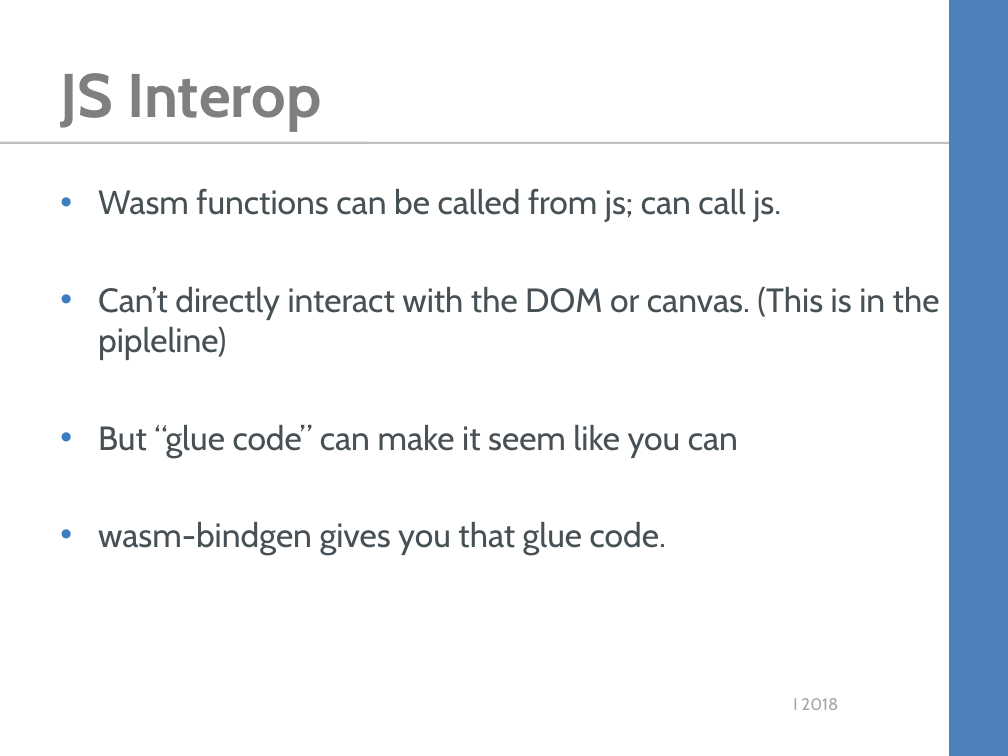
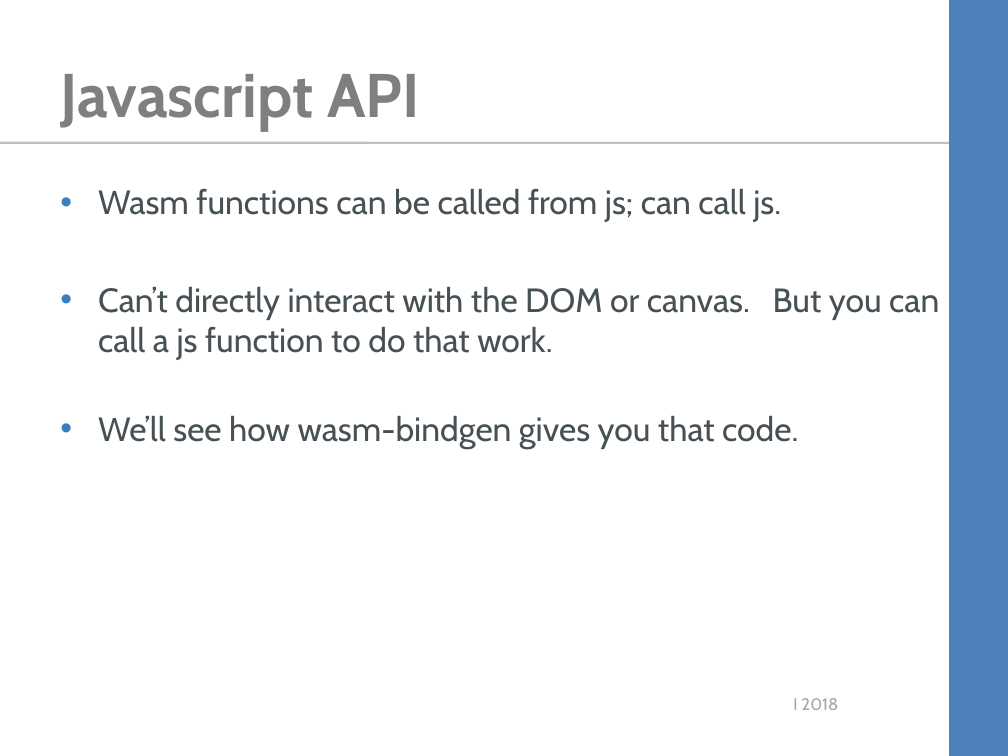
Before and after one commit to kimtuck/WebAssembly, a slide deck: slide 12 of webassembly.ppt (slide 11 before the commit). Drawn at 1008x756 pixels with LibreOffice and Linux fonts; fonts in the diff are those of the drawing; background and template pictures are left out. Boxes give left, top, right and bottom in pixels: in the first picture for what was removed or moved away, otherwise in the second. Text is boxed around its words. In the diff, an @@ line names an element or a change of style, - is before the commit and + after.

Commit message:
Presentation ready.

```diff
--- a/webassembly.ppt
+++ b/webassembly.ppt
@@ title at (x1=60, y1=74, x2=420, y2=131): text changed @@
-JS Interop
+Javascript API
@@ text at (x1=98, y1=287, x2=939, y2=449): text changed @@
-• Can’t directly interact with the DOM or canvas. (This is in the pipleline)
-• But “glue code” can make it seem like you can
-• wasm-bindgen gives you that glue code.
+• Can’t directly interact with the DOM or canvas. But you can call a js function to do that work.
+• We’ll see how wasm-bindgen gives you that code.
```
Also in this commit, not shown: 6 other slides changed, 5 slides added, 1 slide removed, 6 other files.
